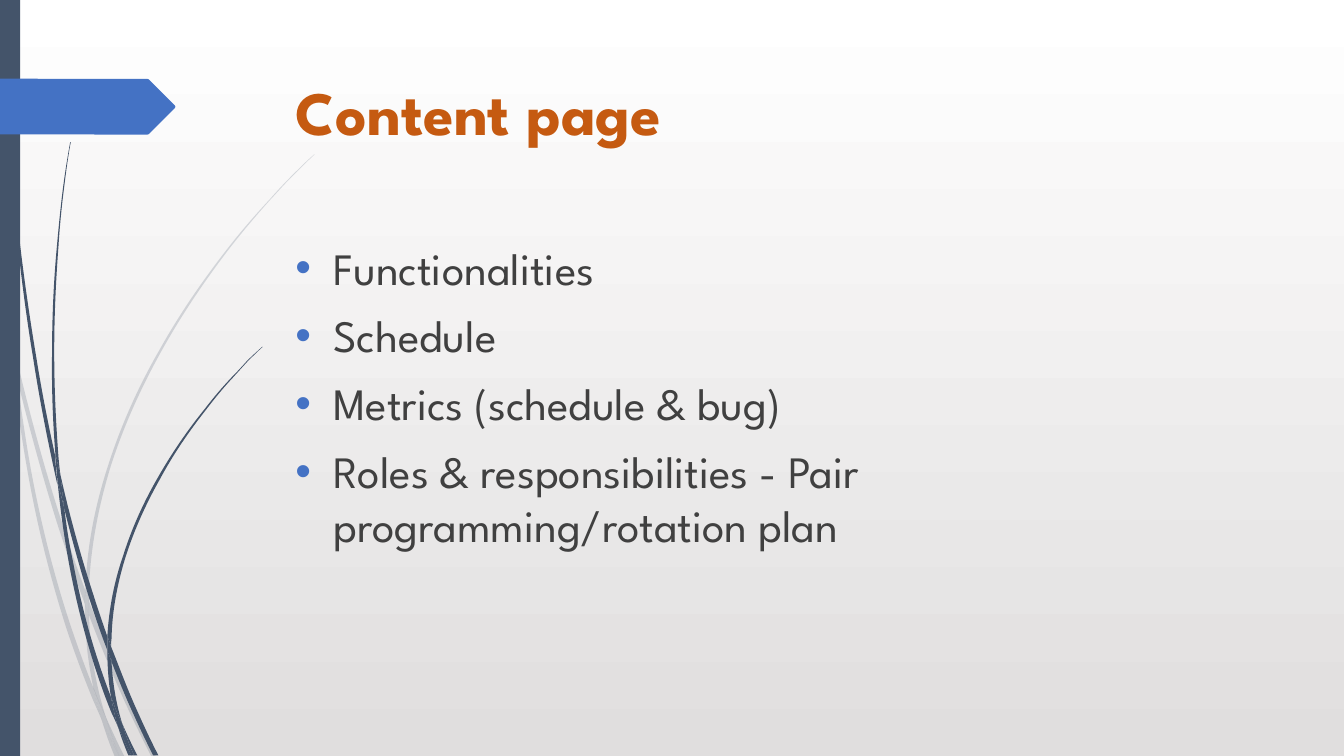
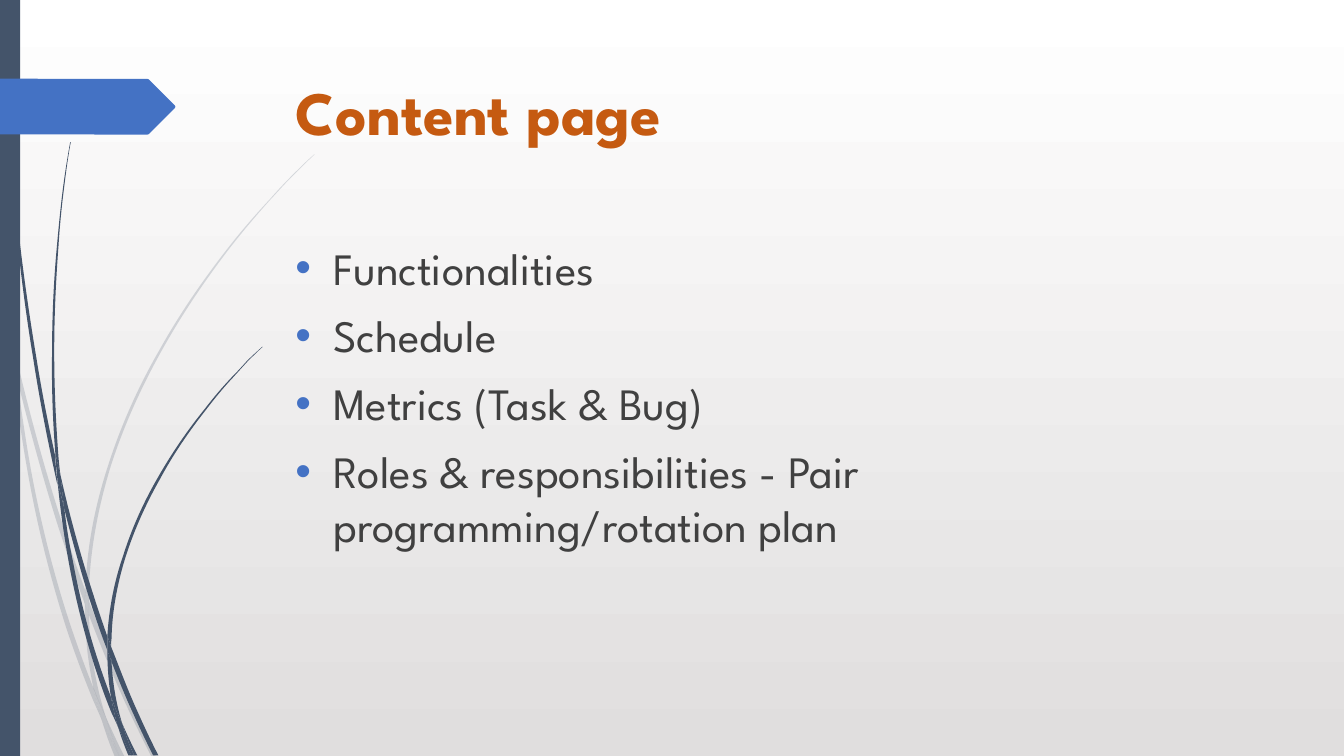
Before and after one commit to shreyasparbat/Location-Analytics-Project, a slide deck: slide 3 of Documents/Presentation/Project Management Review 4th October.pptx. Drawn at 1344x756 pixels with LibreOffice and Linux fonts; fonts in the diff are those of the drawing. Boxes give left, top, right and bottom in pixels: in the first picture for what was removed or moved away, otherwise in the second. Text is boxed around its words. In the diff, an @@ line names an element or a change of style, - is before the commit and + after.

```diff
--- a/Documents/Presentation/Project Management Review 4th October.pptx
+++ b/Documents/Presentation/Project Management Review 4th October.pptx
@@ text at box(333, 389, 703, 430): text changed @@
-• Metrics (schedule & bug)
+• Metrics (Task & Bug)
```
Also in this commit, not shown: 6 other slides changed, 3 other files.
